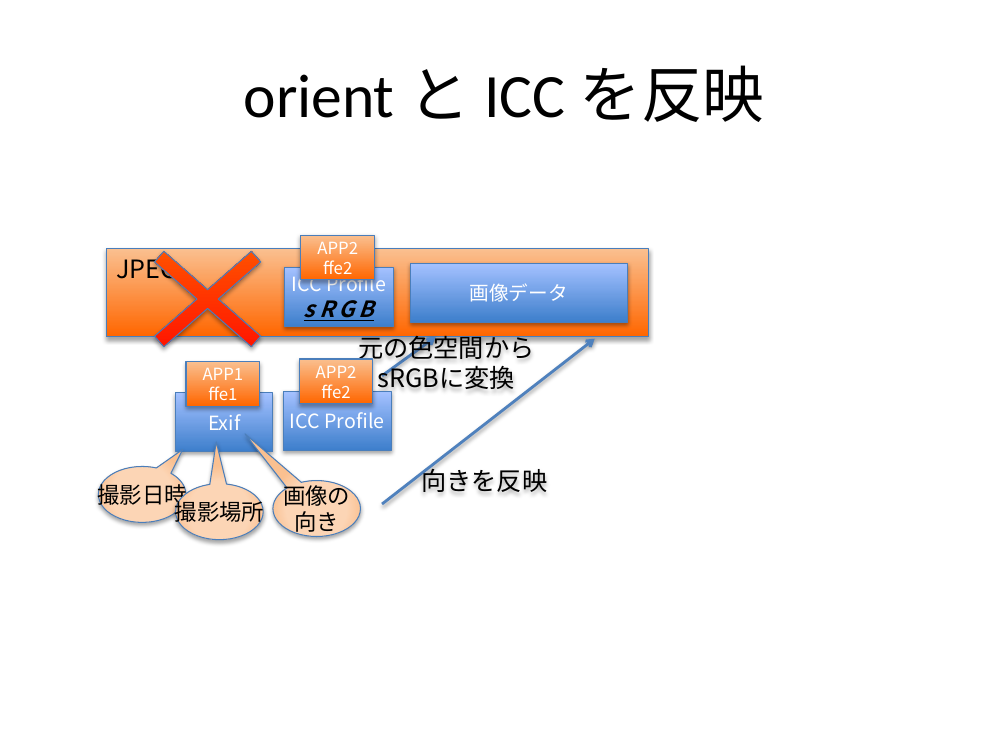
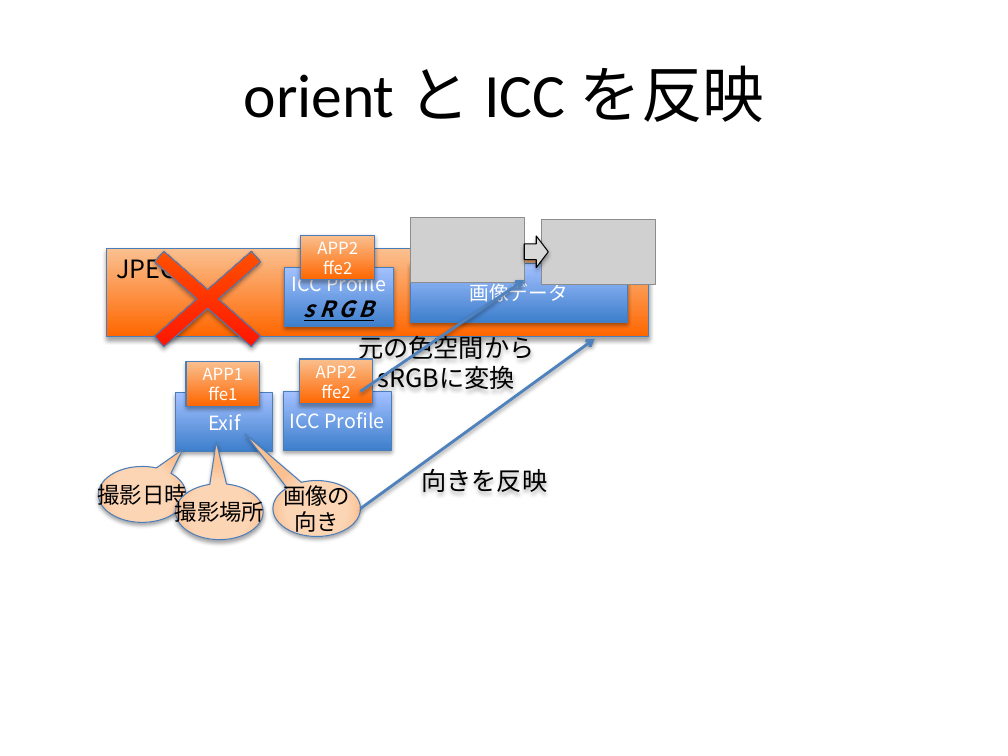
Before and after one commit to awmlabs/blog.awm.jp, a slide deck: slide 9 of content/2017/06/11/imicc.pptx (slide 8 before the commit). Drawn at 1008x756 pixels with LibreOffice and Linux fonts; fonts in the diff are those of the drawing; grey boxes stand for pictures. Boxes give left, top, right and bottom in pixels: in the first picture for what was removed or moved away, otherwise in the second. Text is boxed around its words. In the diff, an @@ line names an element or a change of style, - is before the commit and + after.

```diff
--- a/content/2017/06/11/imicc.pptx
+++ b/content/2017/06/11/imicc.pptx
@@ picture added at (410,218,524,282) @@
@@ right arrow added at (524,236,548,267), fill #D9D9D9, outline #000000 0.75 pt @@
@@ picture added at (541,220,655,284) @@
@@ arrow moved from (382, 376) - (435, 337) to (361, 391) - (524, 280) @@
@@ arrow moved from (382, 504) - (595, 339) to (361, 509) - (595, 339) @@
```
Also in this commit, not shown: 6 other slides changed, 2 slides added, 12 other files.
